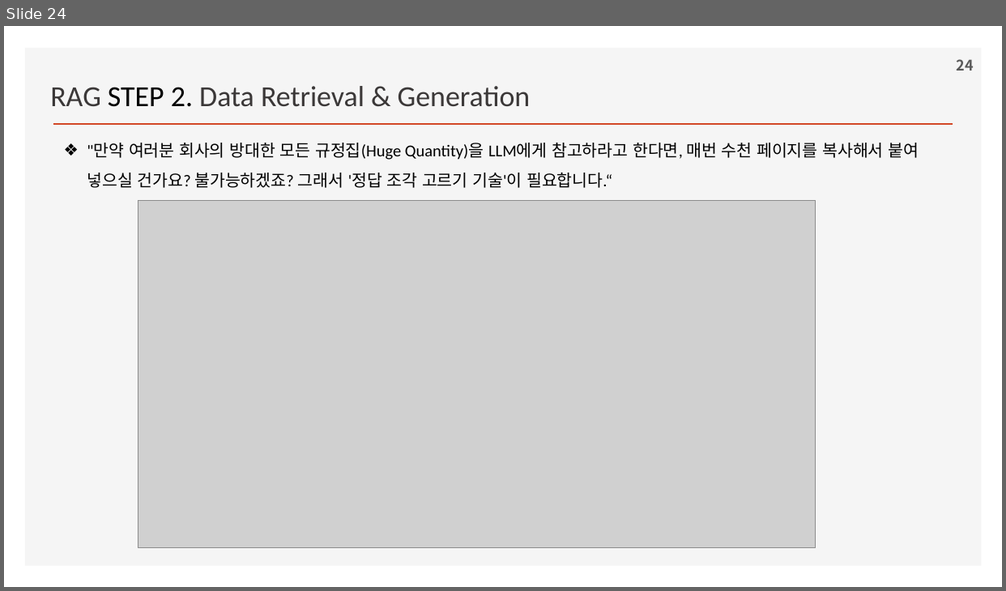
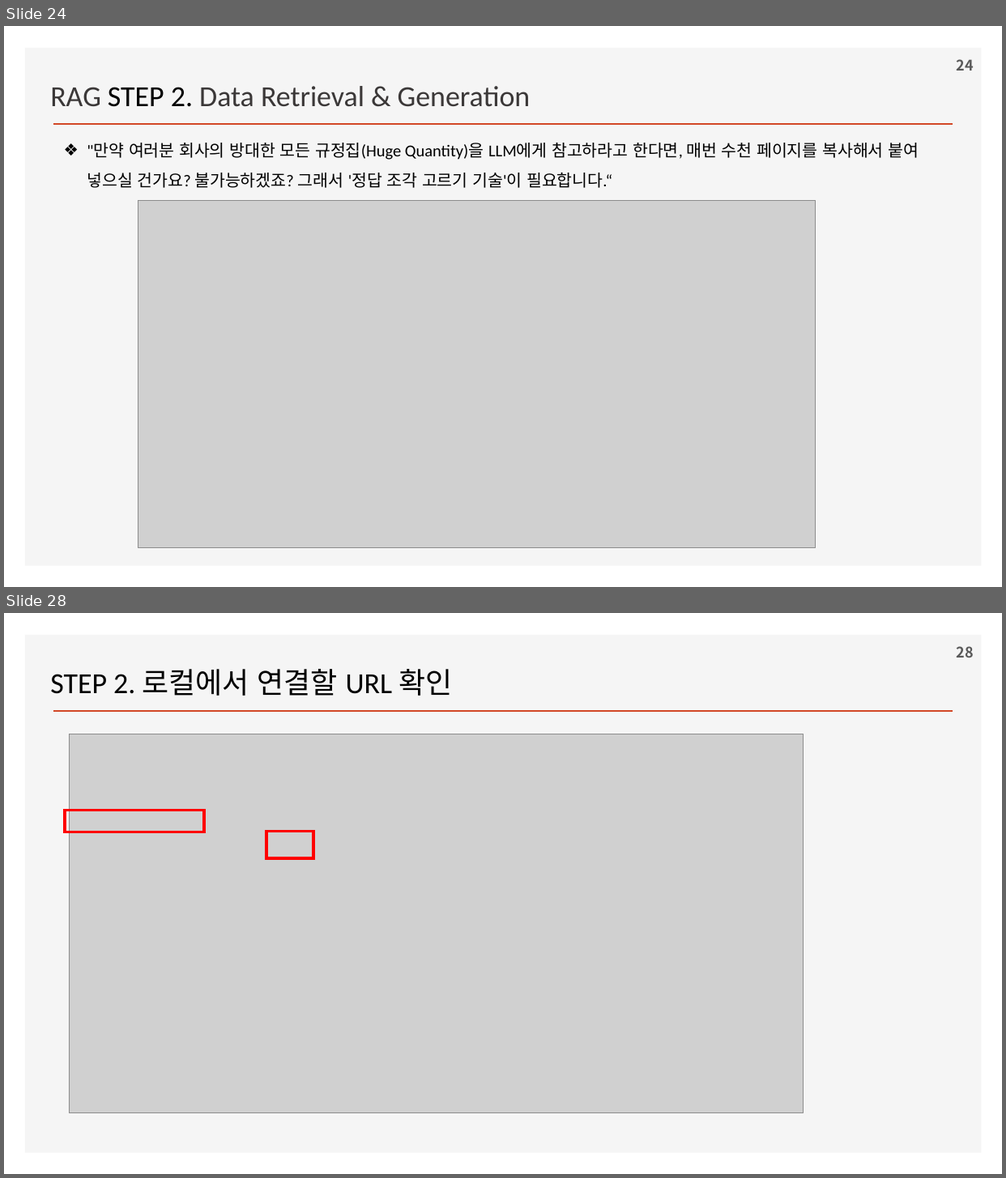
Before and after one commit to ancestor9/2026_Fall_Learning-Langchain-AI-Agent, a slide deck: ppts/CHAPTER 2 RAG Part I_Indexing Your Data.pptx. Shown one above the other, each under a label of ours: slide 24 before the commit, slides 24 and 28 after it; the slides between them are not shown. The pictures are 1006x591 and 1006x1178 pixels, drawn with LibreOffice and Linux fonts; fonts in the diff are those of the drawing; grey boxes stand for pictures; background and template pictures are left out. Boxes give left, top, right and bottom in pixels: in the first picture for what was removed or moved away, otherwise in the second. Text is boxed around its words. In the diff, an @@ line names an element or a change of style, - is before the commit and + after.

```diff
--- a/ppts/CHAPTER 2 RAG Part I_Indexing Your Data.pptx
+++ b/ppts/CHAPTER 2 RAG Part I_Indexing Your Data.pptx
@@ slide 28 added at [4,613,1002,1174], background #FFFFFF; not listed: 2 template elements that a slide beside it also shows @@
@@ page number added at [956,646,973,658], 14 pt, text #595959, bold @@
+28
@@ text added at [50,669,452,696], 28 pt, text #000000 @@
+STEP 2. 로컬에서 연결할 URL 확인
@@ picture added at [69,735,803,1114] @@
@@ rectangle added at [65,811,204,833], outline #FF0000 3 pt @@
@@ rectangle added at [266,832,313,858], outline #FF0000 3 pt @@
```
Also in this commit, not shown: 9 other slides added.
